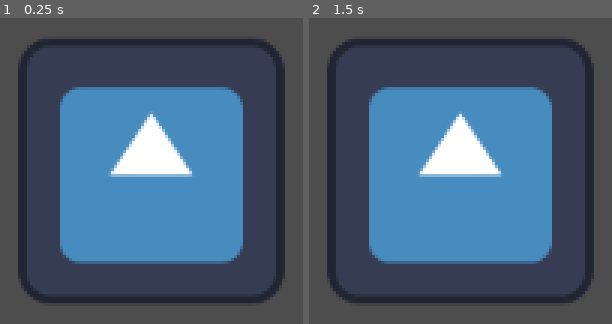
Above: before the commit, frames 1-2 (left to right).
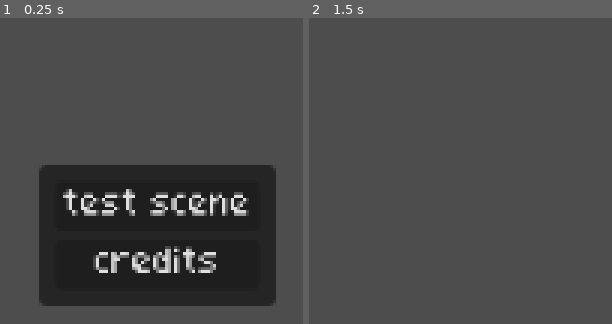
Above: after the commit, the same moments.

Repository: vhoyer/code-for-a-cause
Game: Godot game, scene res://stages/main/main.tscn
The game is run twice, just before and just after one commit, with the same random seed, the same clock (stepped at 60 frames per second) and the same inputs. Before the commit the project starts from res://stages/main.tscn.
Inputs (mouse positions are in pixels of both pictures, inside the frame that each line leads up to):
- Up to frame 1 (0.25 s): no input
- Up to frame 2 (1.5 s): click (466, 207) at 0.5 s, where only the run after the commit has a clickable "test scene"; tap Enter at 1.25 s

The runs differ from the first frame. In frame 1, 57% of the frame differs, in the area x 5-95%, y 6-95%; in frame 2, 44%.

Commit message:
✨ Populate boilerplate stages

Diff:
--- /dev/null
+++ b/assets/theme.tres
@@ -0,0 +1,16 @@
+[gd_resource type="Theme" load_steps=2 format=3 uid="uid://mktlkqcir8k2"]
+
+[sub_resource type="StyleBoxFlat" id="StyleBoxFlat_l6je6"]
+content_margin_left = 8.0
+content_margin_top = 8.0
+content_margin_right = 8.0
+content_margin_bottom = 8.0
+bg_color = Color(0.133333, 0.133333, 0.133333, 0.917647)
+corner_radius_top_left = 4
+corner_radius_top_right = 4
+corner_radius_bottom_right = 4
+corner_radius_bottom_left = 4
+
+[resource]
+MarinPanelContainer/base_type = &"PanelContainer"
+MarinPanelContainer/styles/panel = SubResource("StyleBoxFlat_l6je6")
--- a/modules/UI/credits_roll/credits_roll.gd
+++ b/modules/UI/credits_roll/credits_roll.gd
@@ -49,9 +49,6 @@
 
 
 func _ready() -> void:
-	for child in self.get_children():
-		self.remove_child(child)
-
 	rich_text_label = RichTextLabel.new()
 	rich_text_label.bbcode_enabled = true
 	rich_text_label.fit_content = true
@@ -67,7 +64,7 @@
 	margin_container.add_child(rich_text_label)
 
 	self.vertical_scroll_mode = ScrollContainer.SCROLL_MODE_SHOW_NEVER
-	self.add_child(margin_container)
+	self.add_child(margin_container, false, Node.INTERNAL_MODE_BACK)
 
 	if Engine.is_editor_hint(): return
 	if 0 < credits_duration:
--- a/modules/UI/credits_roll/credtis_content.gd
+++ b/modules/UI/credits_roll/credtis_content.gd
@@ -9,10 +9,14 @@
 
 
 func populate_bbtext(rtl: RichTextLabel) -> void:
+	if not rtl:
+		print('Warning: no rtl available at this time, skipping bbtext population')
+		return
+
 	rtl.text = ""
 	rtl.push_outline_color(Color.from_hsv(0,0,0.1,0.8))
 	rtl.push_outline_size(4)
-	rtl.push_font_size(18)
+	rtl.push_font_size(16)
 	rtl.append_text("[center]")
 
 	for section: CreditsSection in sections:
--- a/project.godot
+++ b/project.godot
@@ -11,7 +11,7 @@
 [application]
 
 config/name="Code-for-a-cause-gamejam"
-run/main_scene="res://stages/main.tscn"
+run/main_scene="res://stages/main/main.tscn"
 config/features=PackedStringArray("4.3", "GL Compatibility")
 config/icon="res://assets/icon.svg"
 
@@ -22,7 +22,12 @@
 
 [gui]
 
+theme/custom="res://assets/theme.tres"
 theme/custom_font="res://assets/quaver.ttf"
+
+[memory]
+
+limits/message_queue/max_size_mb=64
 
 [rendering]
 
--- /dev/null
+++ b/stages/credits/credit_roll.tscn
@@ -0,0 +1,23 @@
+[gd_scene load_steps=4 format=3 uid="uid://cod16iwe4mb0c"]
+
+[ext_resource type="Script" path="res://modules/UI/credits_roll/credits_roll.gd" id="1_c2crl"]
+[ext_resource type="Resource" uid="uid://kvfpp3sxfl6a" path="res://stages/credits/credits.tres" id="2_gnuxy"]
+[ext_resource type="Script" path="res://stages/credits/go_back.gd" id="3_f6i1q"]
+
+[node name="CreditRoll" type="ScrollContainer"]
+anchors_preset = 15
+anchor_right = 1.0
+anchor_bottom = 1.0
+grow_horizontal = 2
+grow_vertical = 2
+scroll_vertical = 351
+vertical_scroll_mode = 3
+script = ExtResource("1_c2crl")
+content = ExtResource("2_gnuxy")
+credits_duration = 10.0
+scroll_vertical_ratio = 0.54
+
+[node name="Node" type="Node" parent="."]
+script = ExtResource("3_f6i1q")
+
+[connection signal="credits_end" from="." to="Node" method="_on_credit_roll_credits_end"]
--- /dev/null
+++ b/stages/credits/credits.tres
@@ -0,0 +1,41 @@
+[gd_resource type="Resource" script_class="CreditsContent" load_steps=10 format=3 uid="uid://kvfpp3sxfl6a"]
+
+[ext_resource type="Script" path="res://modules/UI/credits_roll/credtis_content.gd" id="1_qsq7d"]
+[ext_resource type="Script" path="res://modules/UI/credits_roll/credits_section.gd" id="2_poujl"]
+[ext_resource type="Script" path="res://modules/UI/credits_roll/credits_block.gd" id="3_fm7xd"]
+
+[sub_resource type="Resource" id="Resource_iiad3"]
+script = ExtResource("3_fm7xd")
+main = "Pemmy"
+secondary = Array[String](["pixel artist"])
+
+[sub_resource type="Resource" id="Resource_esuuv"]
+script = ExtResource("3_fm7xd")
+main = "Twisty9"
+secondary = Array[String](["music artist"])
+
+[sub_resource type="Resource" id="Resource_8ypg7"]
+script = ExtResource("3_fm7xd")
+main = "vhoyer"
+secondary = Array[String](["code artist"])
+
+[sub_resource type="Resource" id="Resource_tiaoh"]
+script = ExtResource("2_poujl")
+type = 0
+title = "team"
+blocks = Array[ExtResource("3_fm7xd")]([SubResource("Resource_iiad3"), SubResource("Resource_esuuv"), SubResource("Resource_8ypg7")])
+
+[sub_resource type="Resource" id="Resource_infj6"]
+script = ExtResource("3_fm7xd")
+main = "quaver"
+secondary = Array[String](["caffinate.itch.io"])
+
+[sub_resource type="Resource" id="Resource_nmp5h"]
+script = ExtResource("2_poujl")
+type = 0
+title = "cc attribuition"
+blocks = Array[ExtResource("3_fm7xd")]([SubResource("Resource_infj6")])
+
+[resource]
+script = ExtResource("1_qsq7d")
+sections = Array[ExtResource("2_poujl")]([SubResource("Resource_tiaoh"), SubResource("Resource_nmp5h")])
--- /dev/null
+++ b/stages/credits/go_back.gd
@@ -0,0 +1,4 @@
+extends Node
+
+func _on_credit_roll_credits_end() -> void:
+	StageManager.go_back()
--- a/stages/main.tscn
+++ /dev/null
@@ -1,9 +0,0 @@
-[gd_scene load_steps=2 format=3 uid="uid://c5cdutmdpkxmr"]
-
-[ext_resource type="Texture2D" uid="uid://dlovi5geg0xlr" path="res://icon.svg" id="1_44rlw"]
-
-[node name="Main" type="Node2D"]
-
-[node name="Icon" type="Sprite2D" parent="."]
-position = Vector2(573, 293)
-texture = ExtResource("1_44rlw")
--- /dev/null
+++ b/stages/main/main.tscn
@@ -0,0 +1,8 @@
+[gd_scene load_steps=3 format=3 uid="uid://c5cdutmdpkxmr"]
+
+[ext_resource type="Script" path="res://modules/UI/stage_manager/stage_manager.gd" id="1_w6po2"]
+[ext_resource type="PackedScene" uid="uid://d3756fh13dbkc" path="res://stages/main_menu/main_menu.tscn" id="2_oo5t7"]
+
+[node name="Main" type="Node"]
+script = ExtResource("1_w6po2")
+main_stage = ExtResource("2_oo5t7")
--- /dev/null
+++ b/stages/main_menu/main_menu.tscn
@@ -0,0 +1,35 @@
+[gd_scene load_steps=4 format=3 uid="uid://d3756fh13dbkc"]
+
+[ext_resource type="Script" path="res://modules/UI/stage_manager/button_stage_changer.gd" id="1_sknds"]
+[ext_resource type="PackedScene" uid="uid://b13hsha0bdokx" path="res://stages/test_level/test_level.tscn" id="2_qvve4"]
+[ext_resource type="PackedScene" uid="uid://cod16iwe4mb0c" path="res://stages/credits/credit_roll.tscn" id="3_xkwhf"]
+
+[node name="MainMenu" type="Node2D"]
+
+[node name="CanvasLayer" type="CanvasLayer" parent="."]
+
+[node name="CenterContainer" type="CenterContainer" parent="CanvasLayer"]
+anchors_preset = 15
+anchor_right = 1.0
+anchor_bottom = 1.0
+grow_horizontal = 2
+grow_vertical = 2
+
+[node name="PanelContainer" type="PanelContainer" parent="CanvasLayer/CenterContainer"]
+layout_mode = 2
+theme_type_variation = &"MarinPanelContainer"
+
+[node name="VBoxContainer" type="VBoxContainer" parent="CanvasLayer/CenterContainer/PanelContainer"]
+layout_mode = 2
+
+[node name="ButtonSceneChanger" type="Button" parent="CanvasLayer/CenterContainer/PanelContainer/VBoxContainer"]
+layout_mode = 2
+text = "test scene"
+script = ExtResource("1_sknds")
+scene = ExtResource("2_qvve4")
+
+[node name="ButtonSceneChanger2" type="Button" parent="CanvasLayer/CenterContainer/PanelContainer/VBoxContainer"]
+layout_mode = 2
+text = "credits"
+script = ExtResource("1_sknds")
+scene = ExtResource("3_xkwhf")
--- /dev/null
+++ b/stages/test_level/test_level.tscn
@@ -0,0 +1,3 @@
+[gd_scene format=3 uid="uid://b13hsha0bdokx"]
+
+[node name="TestLevel" type="Node2D"]
